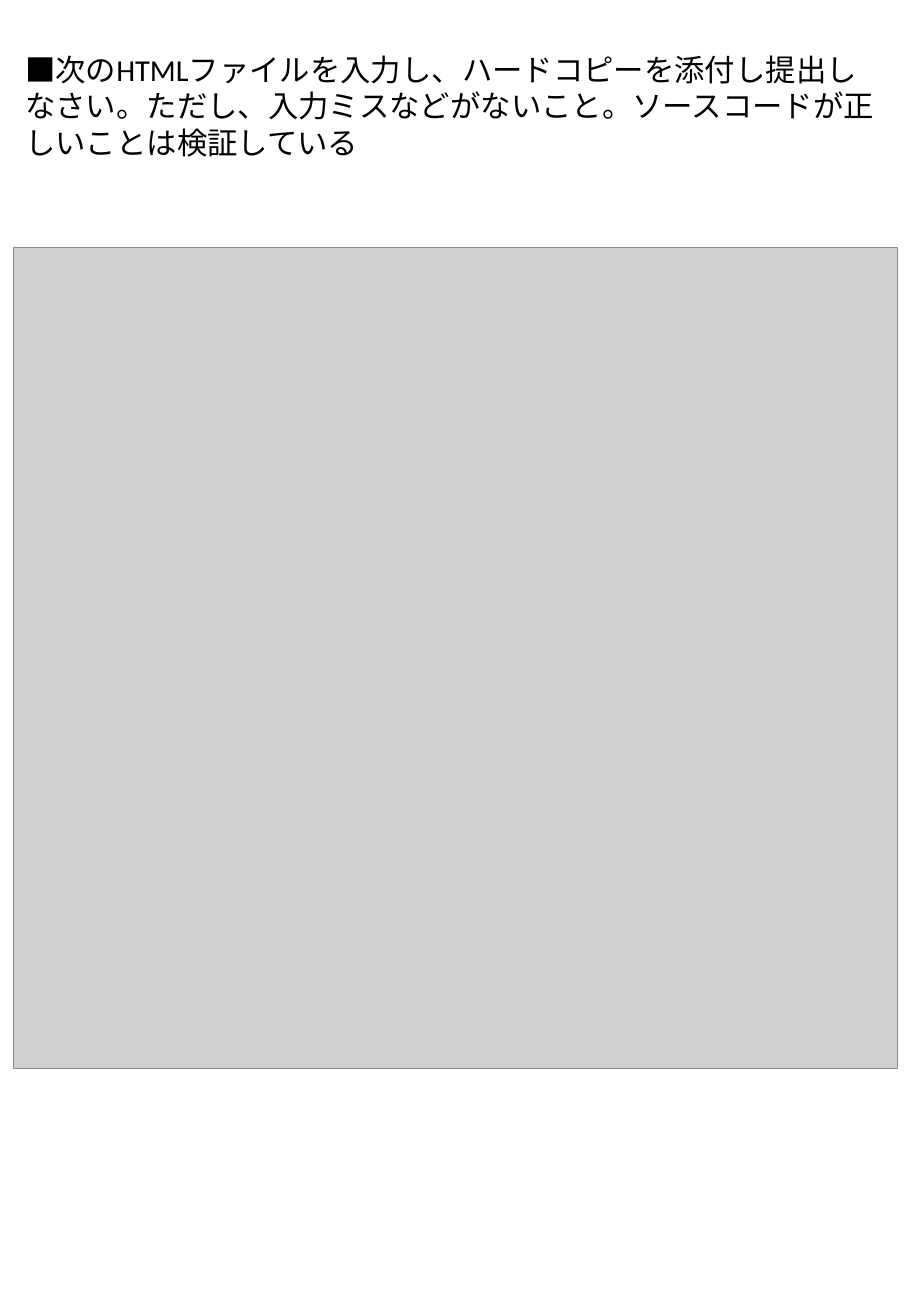
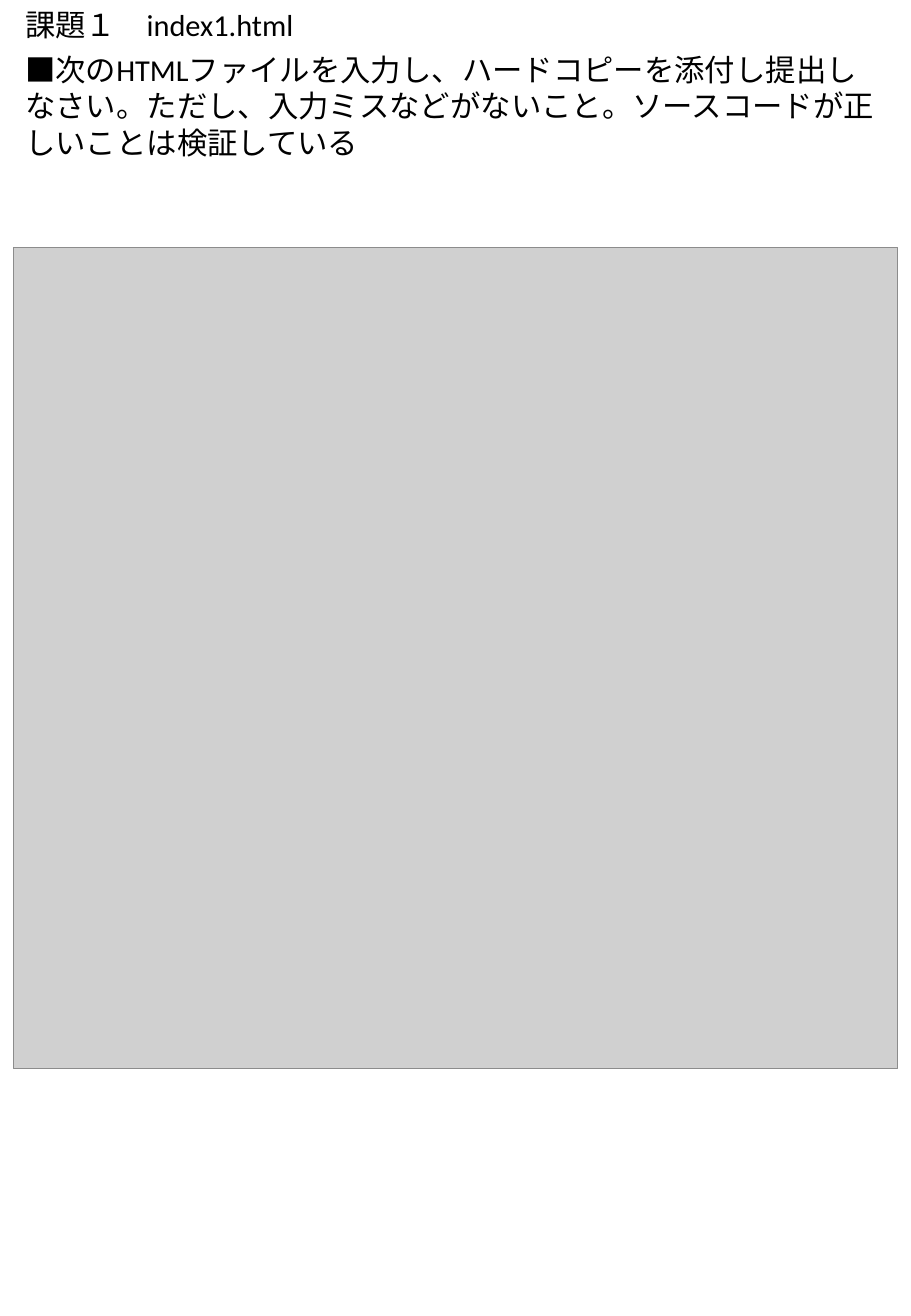
Before and after one commit to miyamoto6645/HOKOU, a slide deck: slide 1 of HTML.CSS/課題.pptx. Drawn at 911x1316 pixels with LibreOffice and Linux fonts; fonts in the diff are those of the drawing; grey boxes stand for pictures. Boxes give left, top, right and bottom in pixels: in the first picture for what was removed or moved away, otherwise in the second. Text is boxed around its words. In the diff, an @@ line names an element or a change of style, - is before the commit and + after.

```diff
--- a/HTML.CSS/課題.pptx
+++ b/HTML.CSS/課題.pptx
@@ text added at <box>25,11,294,39</box>, 18 pt, text #000000 @@
+課題１ index1.html
```
Also in this commit, not shown: 8 slides added, 8 slides removed, 7 other files.
